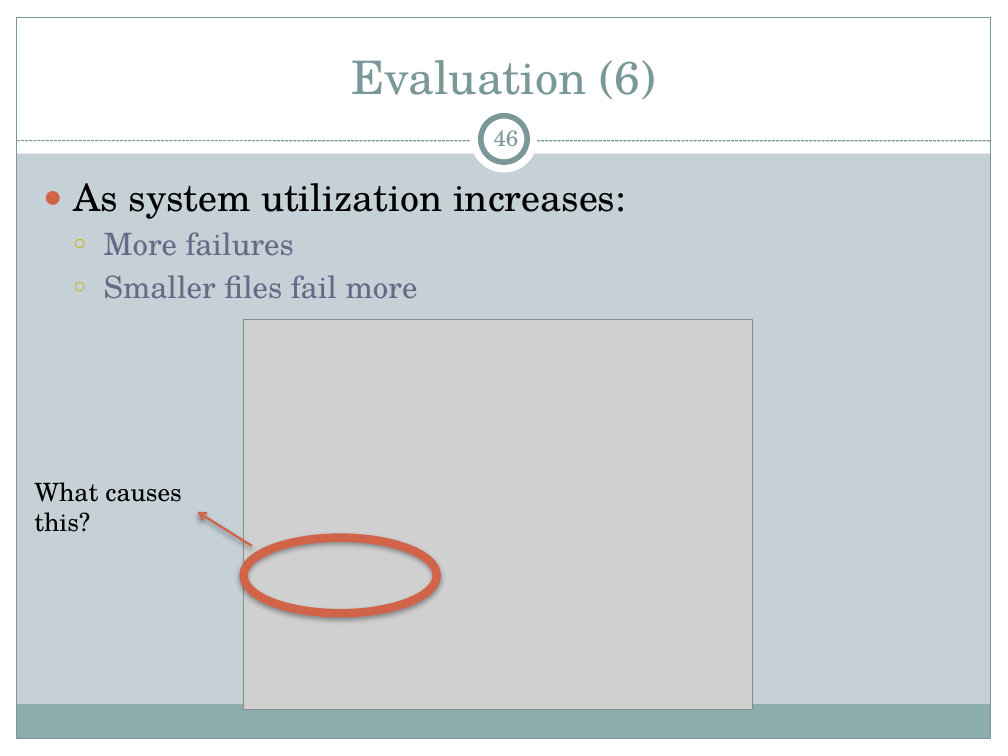
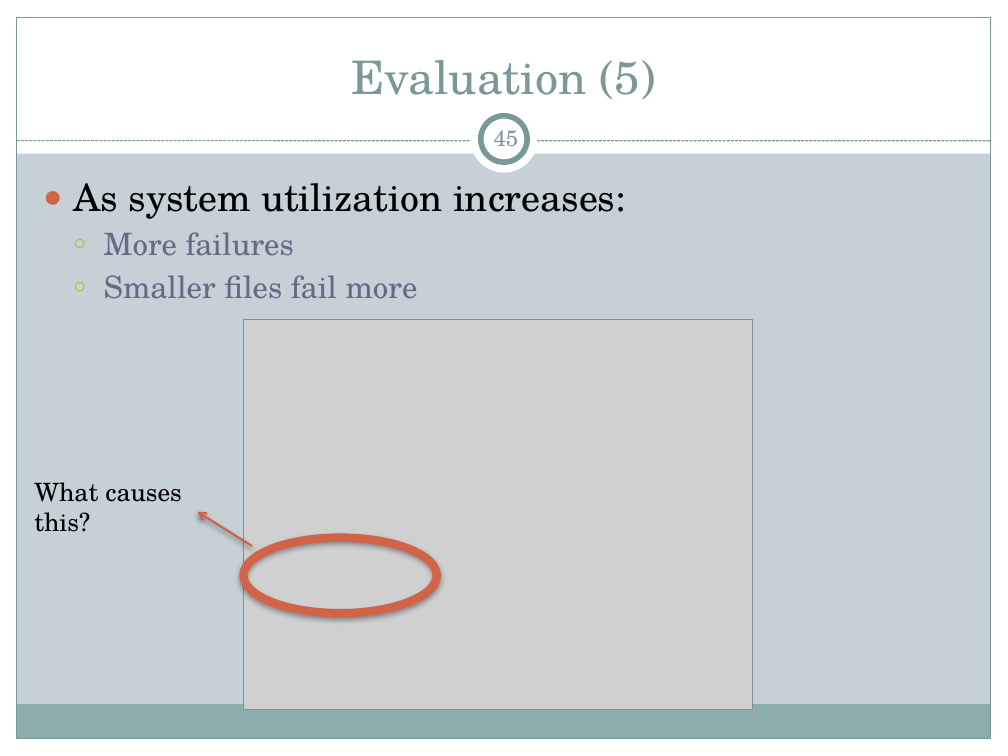
Before and after one commit to cs525-koala/documents, a slide deck: slide 45 of p2p/P2P Apps.pptx (slide 46 before the commit). Drawn at 1008x756 pixels with LibreOffice and Linux fonts; fonts in the diff are those of the drawing; grey boxes stand for pictures. Boxes give left, top, right and bottom in pixels: in the first picture for what was removed or moved away, otherwise in the second. Text is boxed around its words. In the diff, an @@ line names an element or a change of style, - is before the commit and + after.

Commit message:
presentation: drop worthless evaluation slide.

```diff
--- a/p2p/P2P Apps.pptx
+++ b/p2p/P2P Apps.pptx
@@ title at bbox=[351, 60, 655, 100]: text changed @@
-Evaluation (6)
+Evaluation (5)
@@ page number at bbox=[494, 124, 519, 146]: text changed @@
-46
+45
```
Also in this commit, not shown: 5 other slides changed, 1 slide removed.
